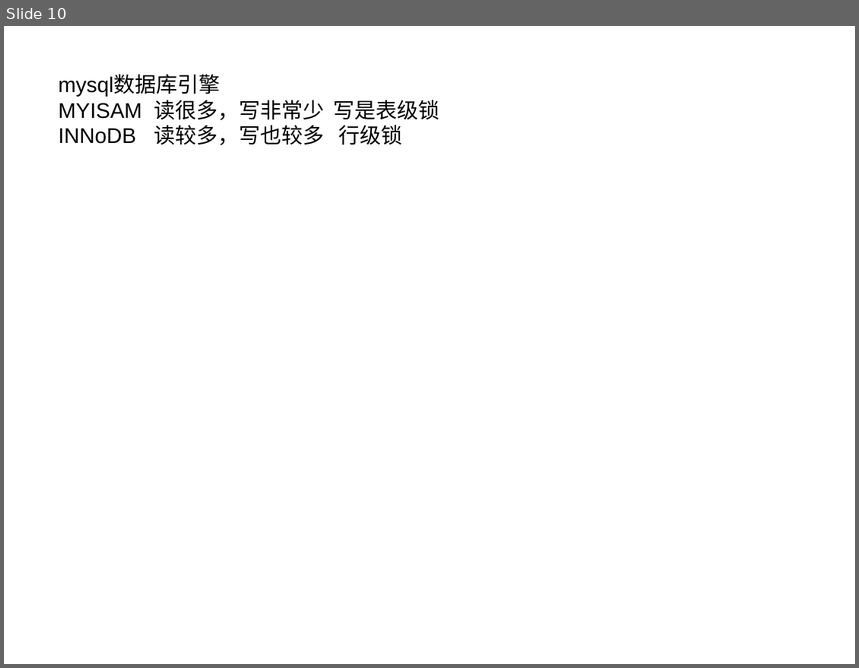
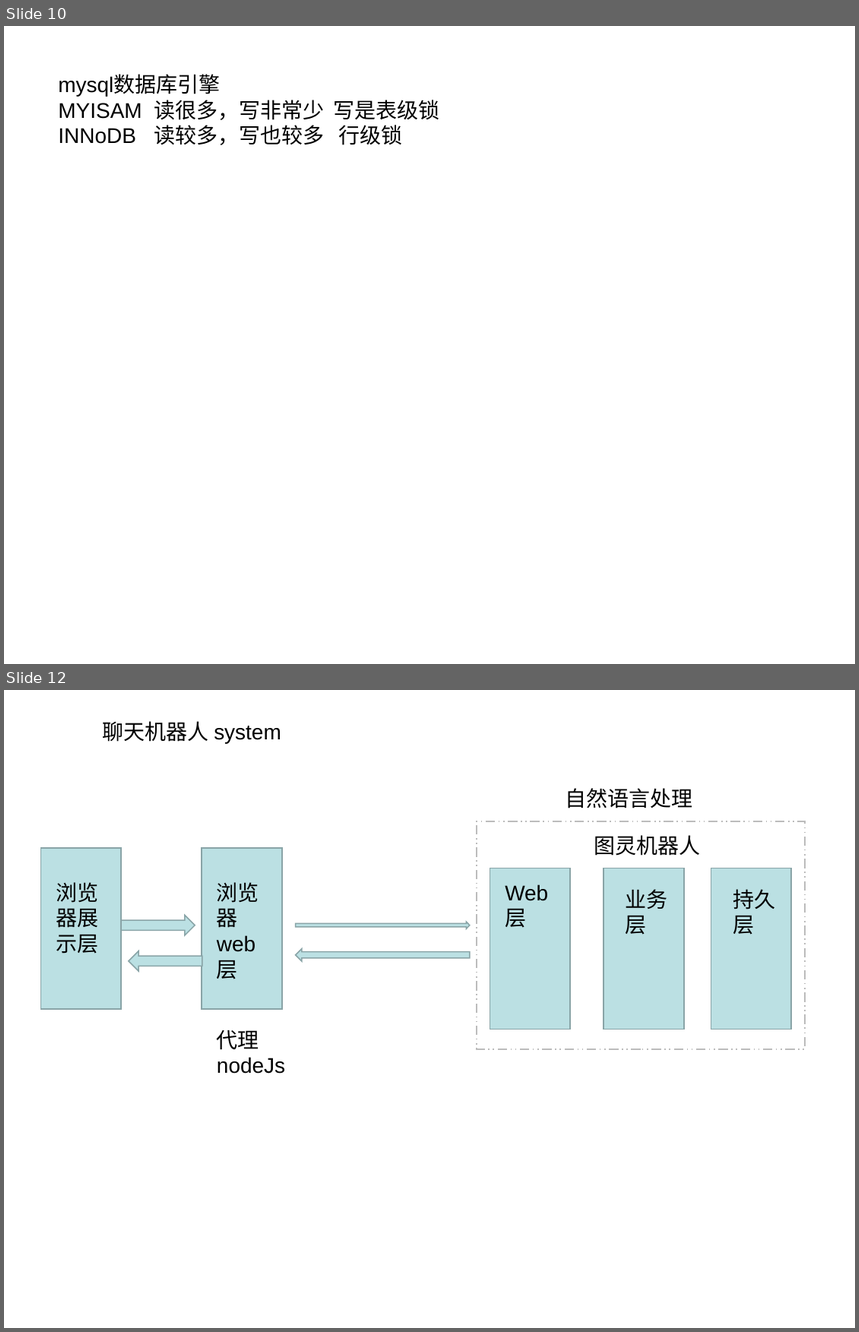
Before and after one commit to figerandlmj/duyiNativeJs, a slide deck: nodeJs/readme.ppt. Shown one above the other, each under a label of ours: slide 10 before the commit, slides 10 and 12 after it; the slides between them are not shown. The pictures are 859x668 and 859x1332 pixels, drawn with LibreOffice and Linux fonts; fonts in the diff are those of the drawing. Boxes give left, top, right and bottom in pixels: in the first picture for what was removed or moved away, otherwise in the second. Text is boxed around its words. In the diff, an @@ line names an element or a change of style, - is before the commit and + after.

```diff
--- a/nodeJs/readme.ppt
+++ b/nodeJs/readme.ppt
@@ slide 12 added at (4, 690, 855, 1328), background #FFFFFF @@
@@ text added at (103, 721, 281, 743), 18 pt, text #000000 @@
+聊天机器人 system
@@ text added at (566, 788, 693, 809), 18 pt, text #000000 @@
+自然语言处理
@@ rectangle added at (477, 822, 805, 1050), outline #BCBCBC 0.99 pt dashed @@
@@ rectangle added at (40, 848, 120, 1009), fill #BBE0E3, outline #89A4A7 0.99 pt @@
@@ rectangle added at (202, 848, 281, 1009), fill #BBE0E3, outline #89A4A7 0.99 pt @@
@@ text added at (595, 835, 701, 856), 18 pt, text #000000 @@
+图灵机器人
@@ rectangle added at (490, 869, 571, 1030), fill #BBE0E3, outline #89A4A7 0.99 pt @@
@@ rectangle added at (604, 869, 685, 1030), fill #BBE0E3, outline #89A4A7 0.99 pt @@
@@ rectangle added at (712, 869, 791, 1030), fill #BBE0E3, outline #89A4A7 0.99 pt @@
@@ text added at (56, 882, 98, 954), 18 pt, text #000000 @@
+浏览器展示层
@@ text added at (217, 882, 259, 928), 18 pt, text #000000 @@
+浏览器web层
@@ text added at (496, 875, 564, 935), 18 pt, text #000000 @@
+Web层
@@ text added at (626, 889, 668, 935), 18 pt, text #000000 @@
+业务层
@@ text added at (733, 889, 775, 935), 18 pt, text #000000 @@
+持久层
@@ right arrow added at (122, 916, 196, 936), fill #BBE0E3, outline #89A4A7 0.99 pt @@
@@ right arrow added at (296, 923, 471, 929), fill #BBE0E3, outline #89A4A7 0.99 pt @@
@@ right arrow added at (129, 951, 202, 972), fill #BBE0E3, outline #89A4A7 0.99 pt @@
@@ right arrow added at (295, 948, 470, 961), fill #BBE0E3, outline #89A4A7 0.99 pt @@
@@ text added at (217, 1030, 285, 1074), 18 pt, text #000000 @@
+代理
+nodeJs
```
Also in this commit, not shown: 1 slide changed, 2 other slides added, 11 other files.
